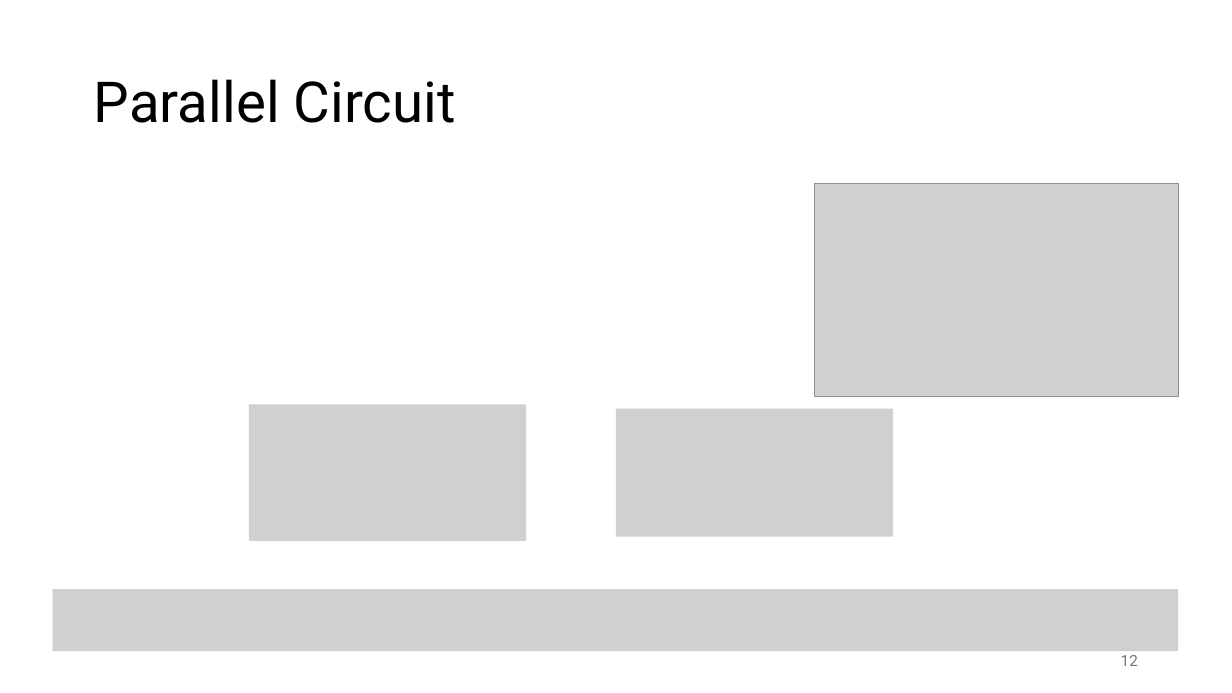
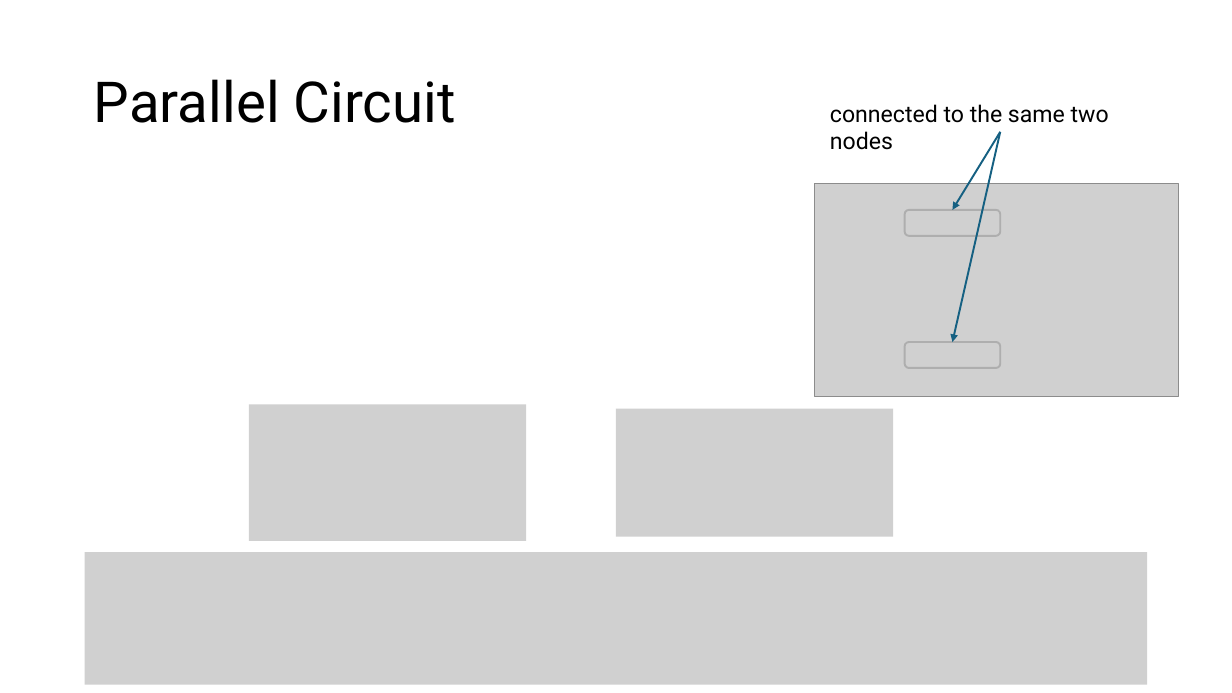
Before and after one commit to FelixWick/intro_electrical_eng, a slide deck: slide 13 of slides/2_DCcircuits.pptx (slide 12 before the commit). Drawn at 1232x693 pixels with LibreOffice and Linux fonts; fonts in the diff are those of the drawing; grey boxes stand for pictures. Boxes give left, top, right and bottom in pixels: in the first picture for what was removed or moved away, otherwise in the second. Text is boxed around its words. In the diff, an @@ line names an element or a change of style, - is before the commit and + after.

```diff
--- a/slides/2_DCcircuits.pptx
+++ b/slides/2_DCcircuits.pptx
@@ text added at [830, 104, 1109, 150], 18 pt, text #000000 @@
+connected to the same two nodes
@@ arrow added from (1001, 132) to (953, 210), #156082 1.5 pt @@
@@ arrow added from (1001, 132) to (953, 342), #156082 1.5 pt @@
@@ rounded rectangle added at [905, 210, 1000, 236], outline #AEAEAE 1.5 pt @@
@@ rounded rectangle added at [905, 342, 1000, 368], outline #AEAEAE 1.5 pt @@
@@ picture added at [85, 553, 1148, 685] @@
@@ picture removed at [53, 590, 1178, 652] @@
@@ page number removed at [1121, 655, 1138, 666] @@
-12
```
Also in this commit, not shown: 3 other slides changed, 1 slide added, 1 other file.
